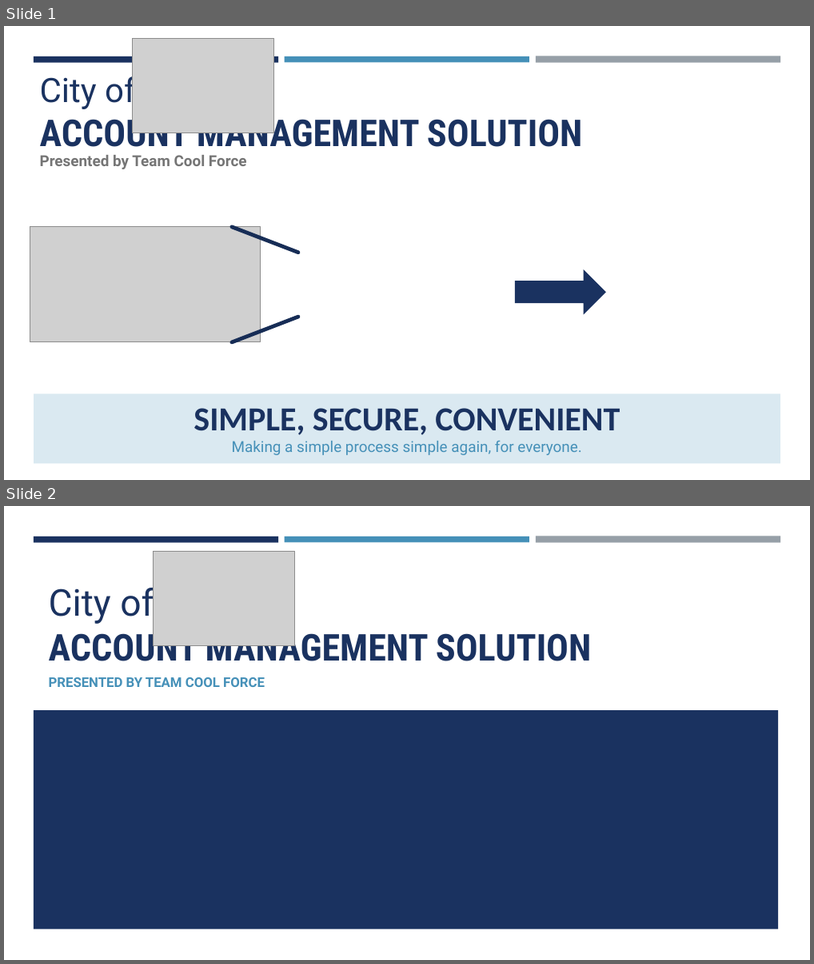
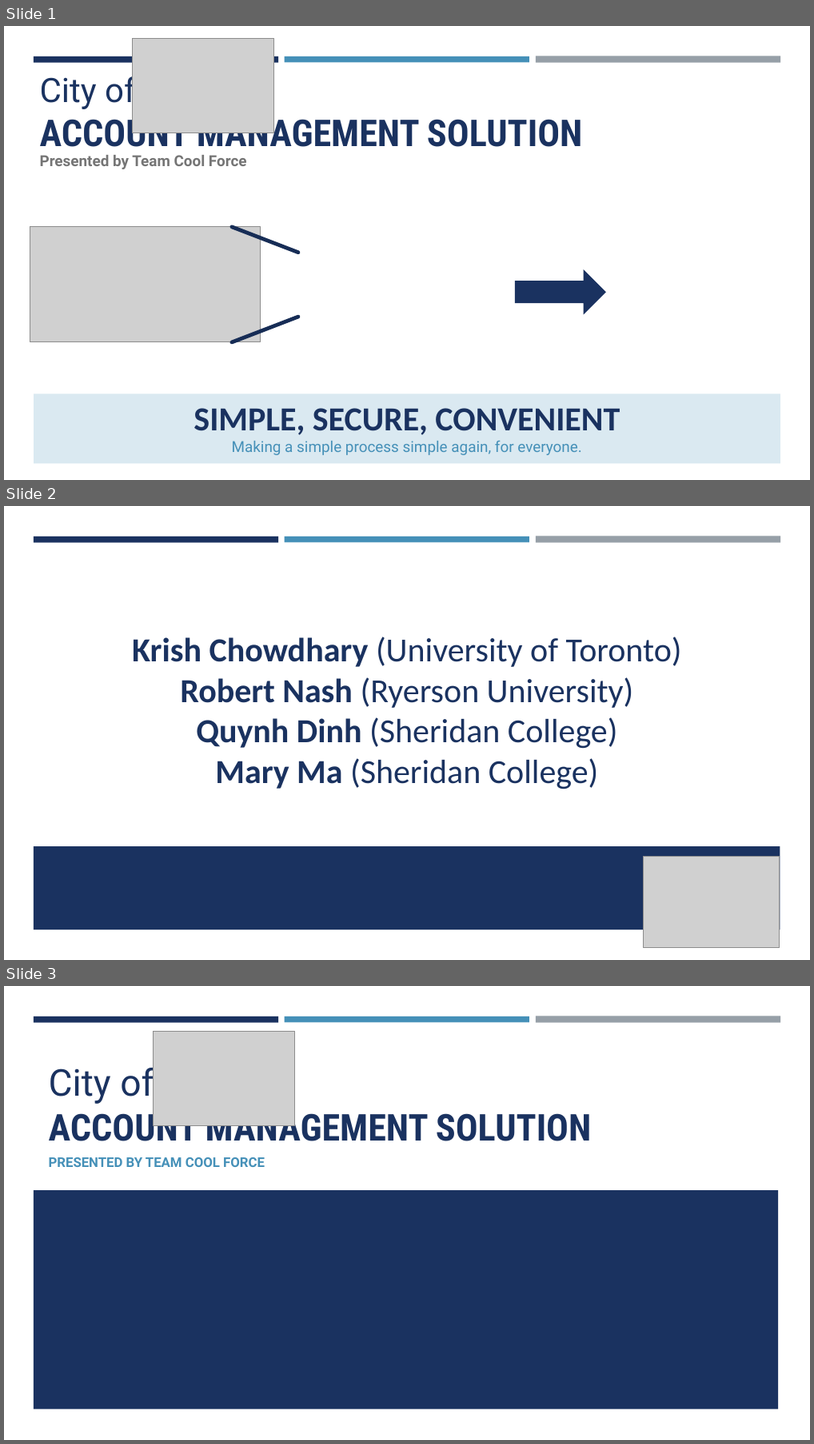
Before and after one commit to krishchow/ElevateDesktop, a slide deck: City_of.pptx. Shown one above the other, each under a label of ours: slides 1 and 2 before the commit, slides 1, 2 and 3 after it. The pictures are 814x964 and 814x1444 pixels, drawn with LibreOffice and Linux fonts; fonts in the diff are those of the drawing; grey boxes stand for pictures. Boxes give left, top, right and bottom in pixels: in the first picture for what was removed or moved away, otherwise in the second. Text is boxed around its words. In the diff, an @@ line names an element or a change of style, - is before the commit and + after.

Commit message:
Add files via upload
v2

```diff
--- a/City_of.pptx
+++ b/City_of.pptx
@@ slide 2 added at (4, 506, 810, 960), background #FFFFFF; not listed: 3 template elements that a slide beside it also shows @@
@@ title added at (132, 636, 682, 789), 40 pt, text #1A3260 @@
+Krish Chowdhary (University of Toronto)
+Robert Nash (Ryerson University)
+Quynh Dinh (Sheridan College)
+Mary Ma (Sheridan College)
@@ rectangle added at (34, 846, 781, 929), fill #1A3260 @@
@@ picture added at (643, 856, 779, 947) @@
@@ what was slide 2 is now slide 3 @@
```
